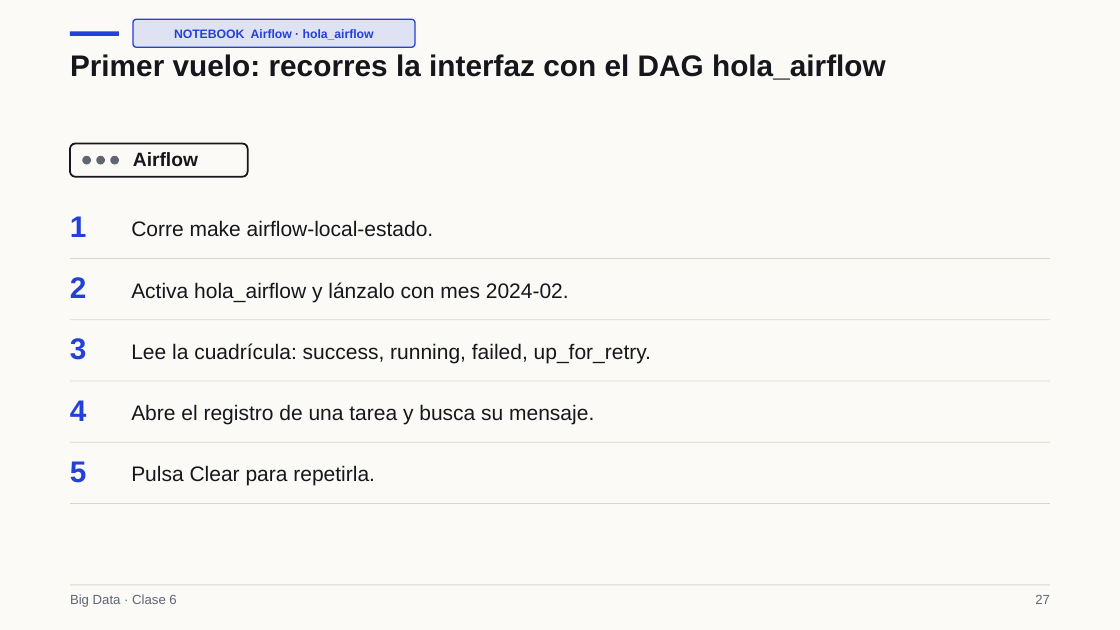
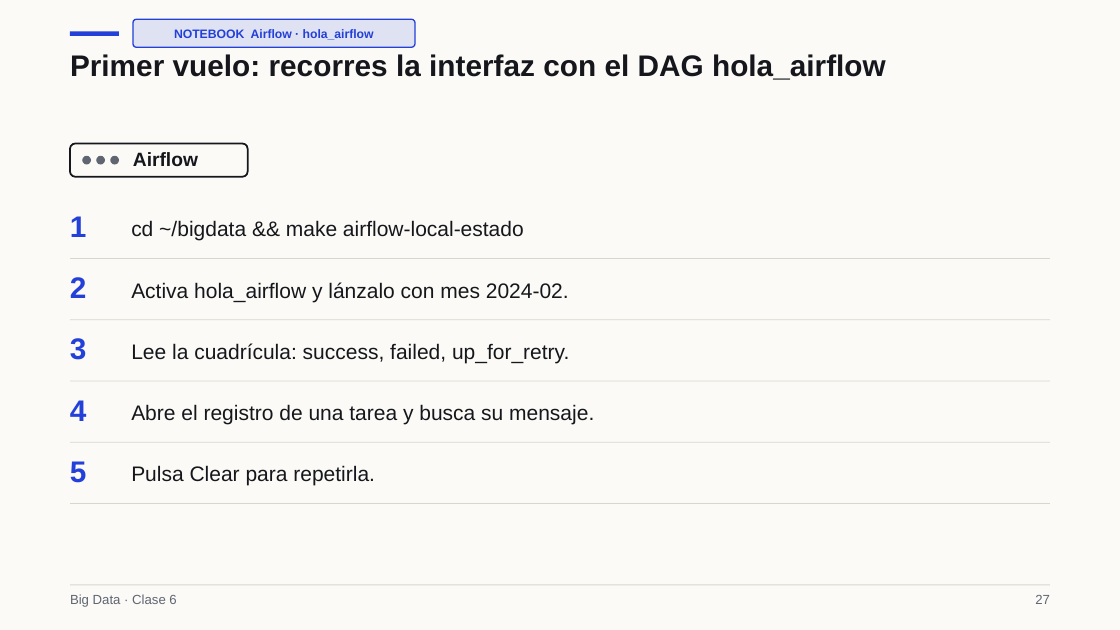
Before and after one commit to Apaezc/bigdata-udem-2026, a slide deck: slide 27 of curso/clase06/deck/slides.pptx. Drawn at 1120x630 pixels with LibreOffice and Linux fonts; fonts in the diff are those of the drawing. Boxes give left, top, right and bottom in pixels: in the first picture for what was removed or moved away, otherwise in the second. Text is boxed around its words. In the diff, an @@ line names an element or a change of style, - is before the commit and + after.

```diff
--- a/curso/clase06/deck/slides.pptx
+++ b/curso/clase06/deck/slides.pptx
@@ text at bbox=[131, 220, 524, 241]: text changed @@
-Corre make airflow-local-estado.
+cd ~/bigdata && make airflow-local-estado
@@ text at bbox=[131, 343, 569, 363]: text changed @@
-Lee la cuadrícula: success, running, failed, up_for_retry.
+Lee la cuadrícula: success, failed, up_for_retry.
```
Also in this commit, not shown: 8 other slides changed, 4 other files.
